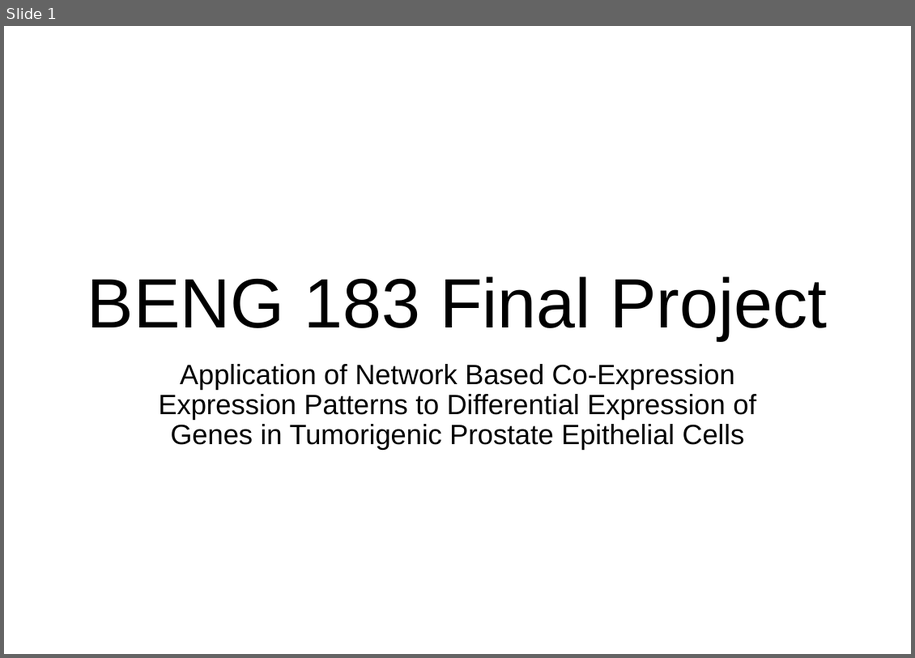
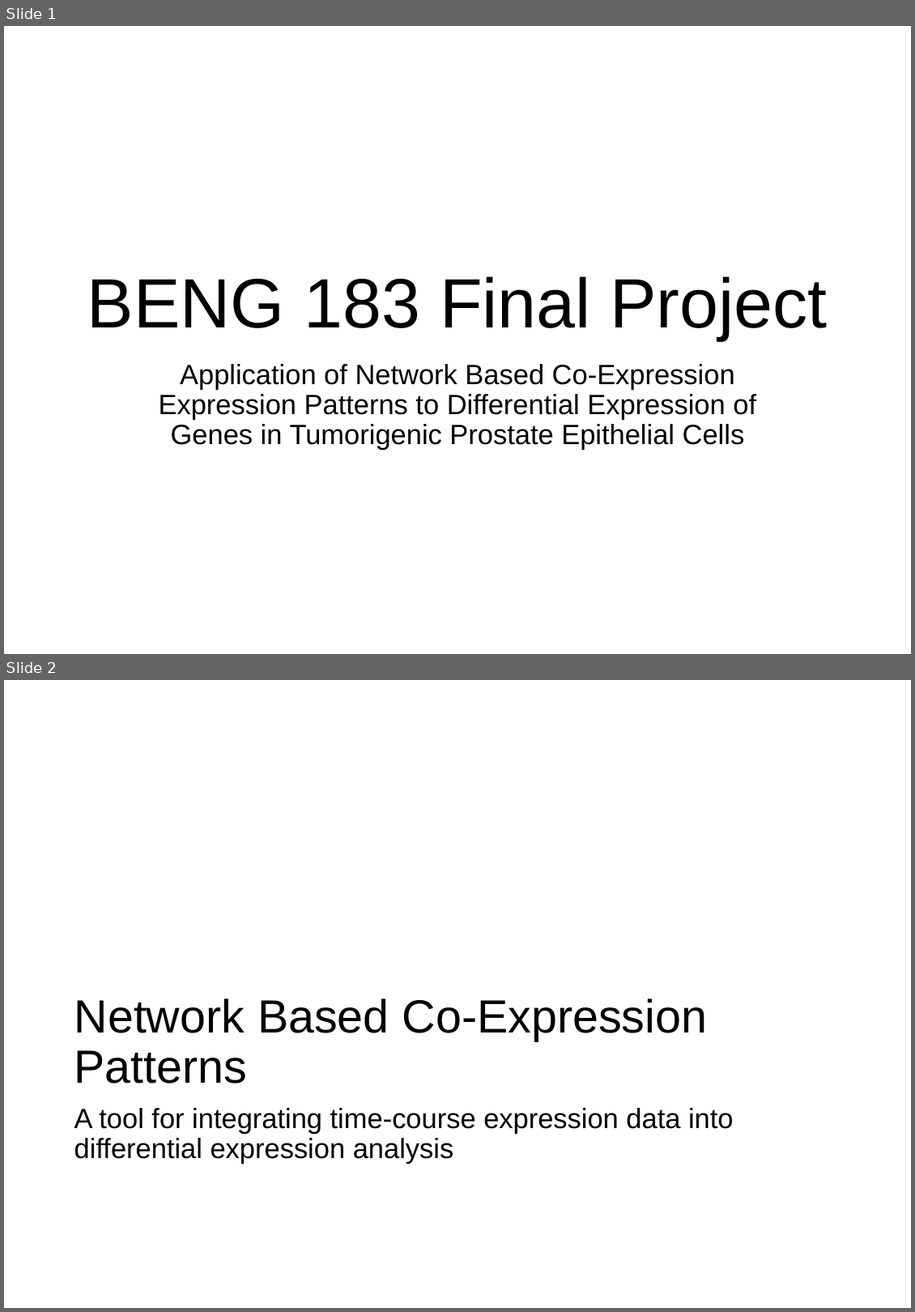
Before and after one commit to kkchau/NACEP-Analysis-of-Prostate-Cancer-Cells, a slide deck: ppt/Presentation.pptx. Shown one above the other, each under a label of ours: slide 1 before the commit, slides 1 and 2 after it. The pictures are 915x658 and 915x1312 pixels, drawn with LibreOffice and Linux fonts; fonts in the diff are those of the drawing. Boxes give left, top, right and bottom in pixels: in the first picture for what was removed or moved away, otherwise in the second. Text is boxed around its words. In the diff, an @@ line names an element or a change of style, - is before the commit and + after.

```diff
--- a/ppt/Presentation.pptx
+++ b/ppt/Presentation.pptx
@@ slide 2 added at [4, 680, 911, 1308], background #FFFFFF @@
@@ title added at [74, 998, 707, 1083], 40 pt, text #000000 @@
+Network Based Co-Expression Patterns
@@ text added at [74, 1108, 734, 1164], 24 pt, text #000000 @@
+A tool for integrating time-course expression data into differential expression analysis
```
Also in this commit, not shown: 1 slide changed, 3 other slides added, 1 slide removed, 1 other file.
